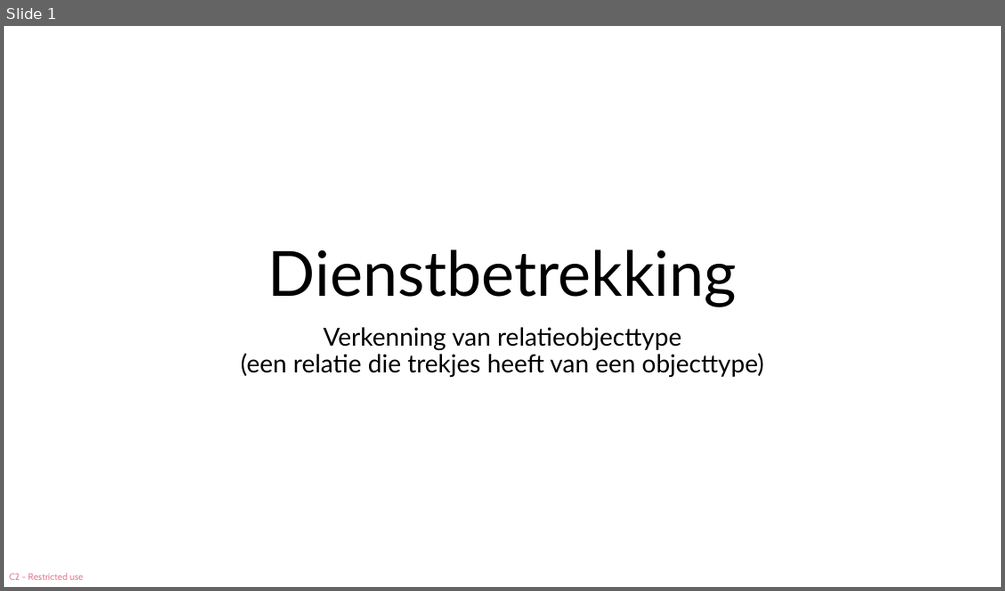
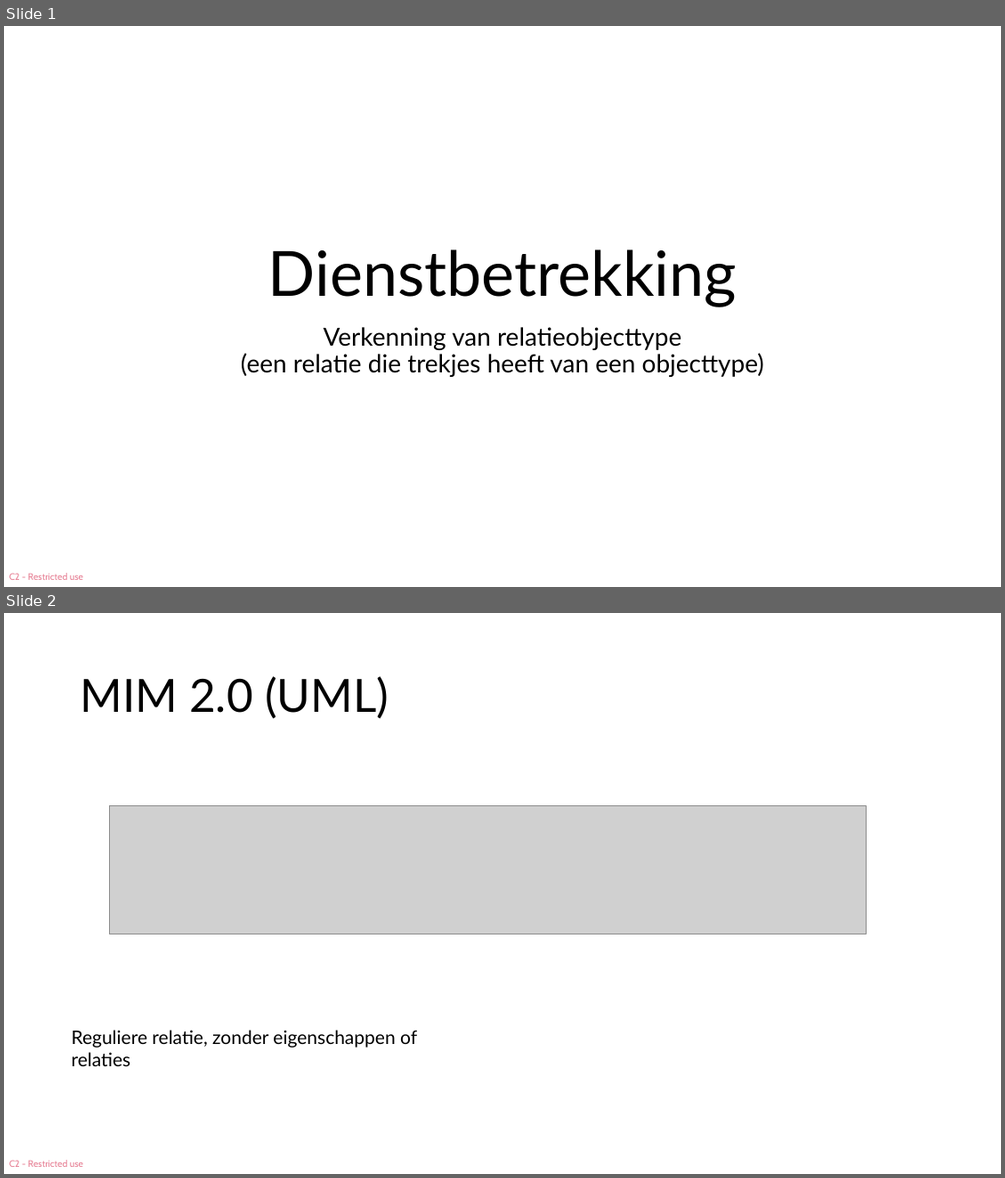
Before and after one commit to Geonovum/mim-metamodel, a slide deck: werkomgeving/presentaties/Dienstbetrekking FBM en MIM 2.0.pptx. Shown one above the other, each under a label of ours: slide 1 before the commit, slides 1 and 2 after it. The pictures are 1005x591 and 1005x1178 pixels, drawn with LibreOffice and Linux fonts; fonts in the diff are those of the drawing; grey boxes stand for pictures. Boxes give left, top, right and bottom in pixels: in the first picture for what was removed or moved away, otherwise in the second. Text is boxed around its words. In the diff, an @@ line names an element or a change of style, - is before the commit and + after.

```diff
--- a/werkomgeving/presentaties/Dienstbetrekking FBM en MIM 2.0.pptx
+++ b/werkomgeving/presentaties/Dienstbetrekking FBM en MIM 2.0.pptx
@@ slide 2 added at bbox=[4, 613, 1001, 1174], background #FFFFFF; not listed: 1 template element that a slide beside it also shows @@
@@ title added at bbox=[80, 676, 388, 719], 44 pt, text #000000 @@
+MIM 2.0 (UML)
@@ picture added at bbox=[109, 805, 866, 933] @@
@@ text added at bbox=[72, 1030, 417, 1066], 18 pt, text #000000 @@
+Reguliere relatie, zonder eigenschappen of relaties
```
Also in this commit, not shown: 1 slide changed, 3 other slides added.
